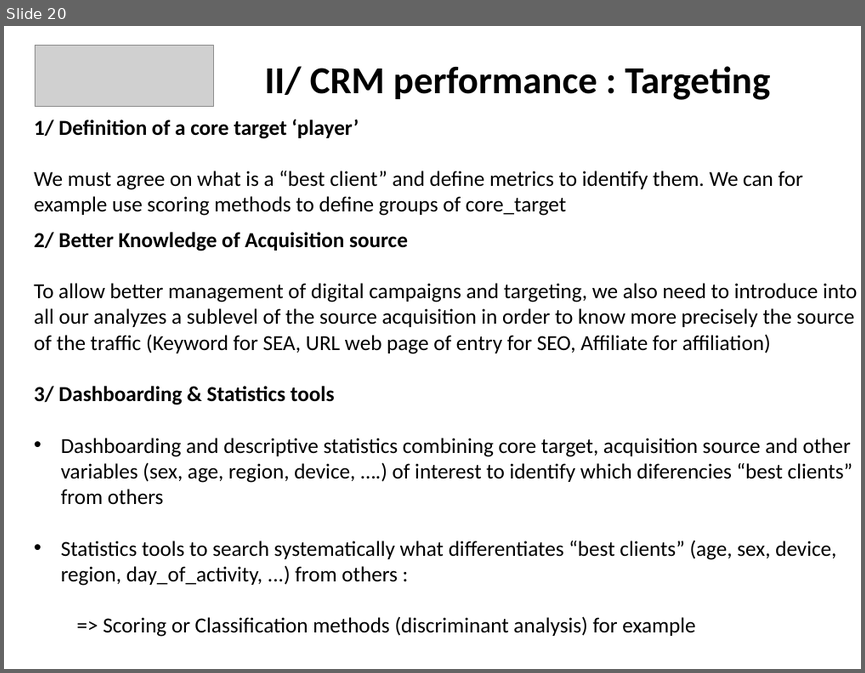
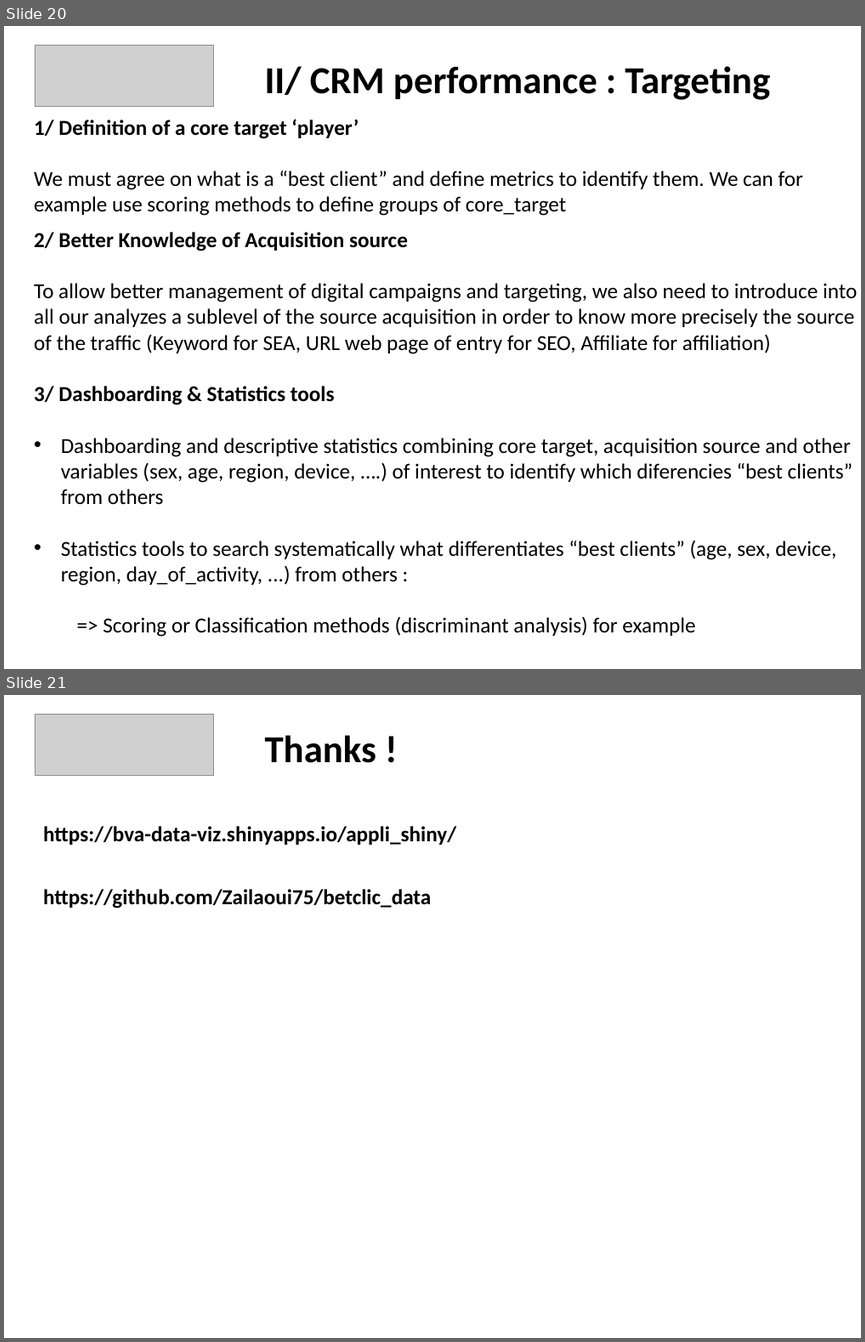
Before and after one commit to Zailaoui75/betclic_data, a slide deck: Betclic_data_analyst_test.pptx. Shown one above the other, each under a label of ours: slide 20 before the commit, slides 20 and 21 after it. The pictures are 865x673 and 865x1342 pixels, drawn with LibreOffice and Linux fonts; fonts in the diff are those of the drawing; grey boxes stand for pictures. Boxes give left, top, right and bottom in pixels: in the first picture for what was removed or moved away, otherwise in the second. Text is boxed around its words. In the diff, an @@ line names an element or a change of style, - is before the commit and + after.

Commit message:
first commit

```diff
--- a/Betclic_data_analyst_test.pptx
+++ b/Betclic_data_analyst_test.pptx
@@ slide 21 added at (4, 695, 861, 1338), background #FFFFFF @@
@@ picture added at (35, 715, 213, 776) @@
@@ text added at (265, 735, 376, 763), 32 pt, text #000000, bold @@
+  Thanks !
@@ text added at (43, 826, 456, 845), 18 pt, text #000000, bold @@
+https://bva-data-viz.shinyapps.io/appli_shiny/
@@ text added at (43, 889, 431, 908), 18 pt, text #000000, bold @@
+https://github.com/Zailaoui75/betclic_data
```
